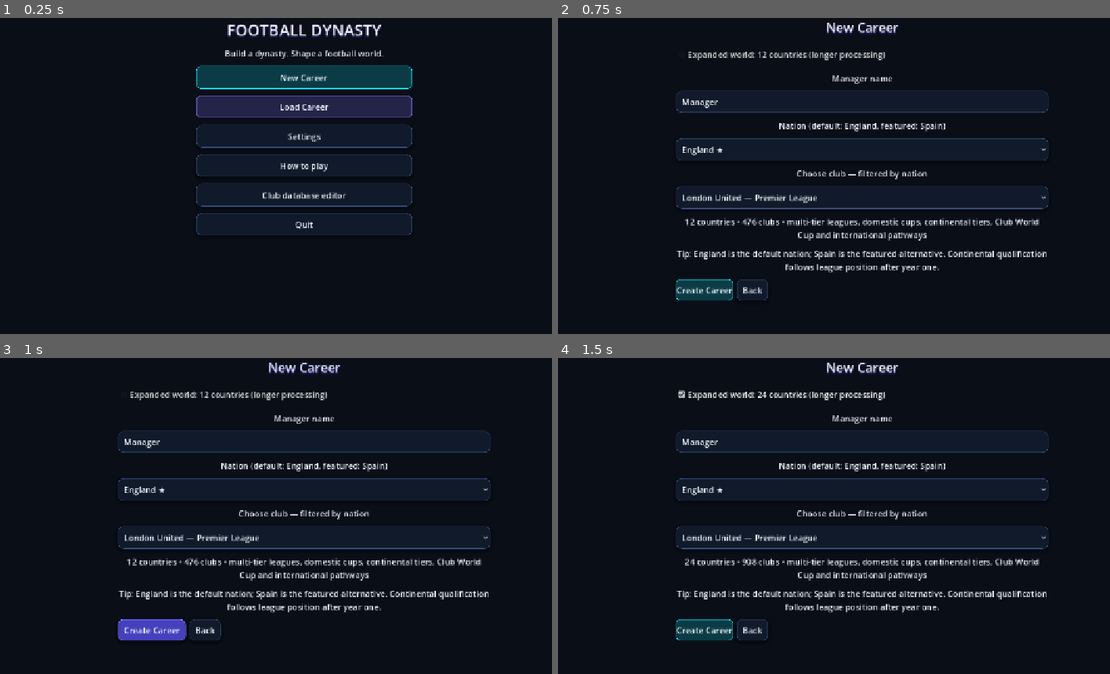
Above: before the commit, frames 1-4 (two rows, left to right).
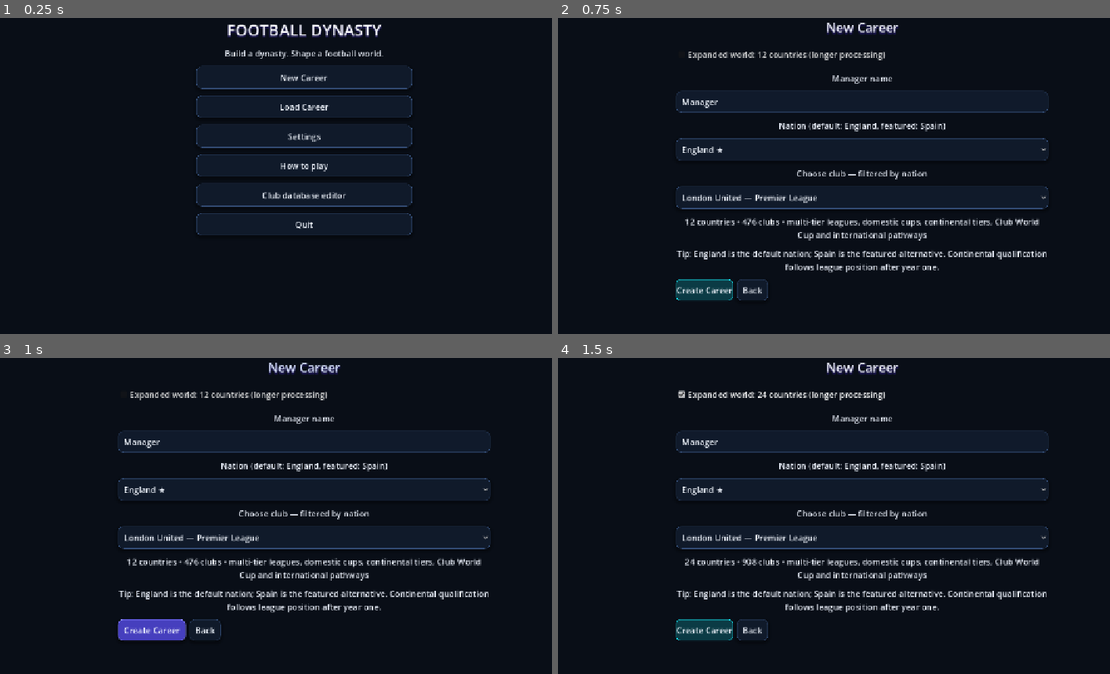
Above: after the commit, the same moments.

Repository: eghosa001/football-manager
Game: Godot game, scene res://game/scenes/career_app.tscn
Same seed, same stepped clock (60 frames per second), same inputs: the game is played once before the commit and once after it.
Inputs:
- Up to frame 1 (0.25 s): no input
- Up to frame 2 (0.75 s): click "New Career" at 0.5 s
- Up to frame 3 (1 s): no input
- Up to frame 4 (1.5 s): click "Expanded world: 12 countries …" at 1.25 s

The runs differ from the first frame. In frame 1, 5.5% of the frame differs, in the area x 35-75%, y 14-32%; in frame 2, nothing differs; in frame 3, nothing differs; in frame 4, nothing differs.

Commit message:
Fix deferred menu scan startup path

Diff:
--- a/game/polish/ui2_menu_runtime.gd
+++ b/game/polish/ui2_menu_runtime.gd
@@ -7,12 +7,15 @@
 	set_process(true)
 	call_deferred("_scan")
 
+func _scan() -> void:
+	_scan_node(get_tree().root)
+
 func _process(_delta: float) -> void:
 	var now := Time.get_ticks_msec()
 	if now < _next_scan:
 		return
 	_next_scan = now + 350
-	_scan_node(get_tree().root)
+	_scan()
 
 func _scan_node(node: Node) -> void:
 	if node is VBoxContainer:
